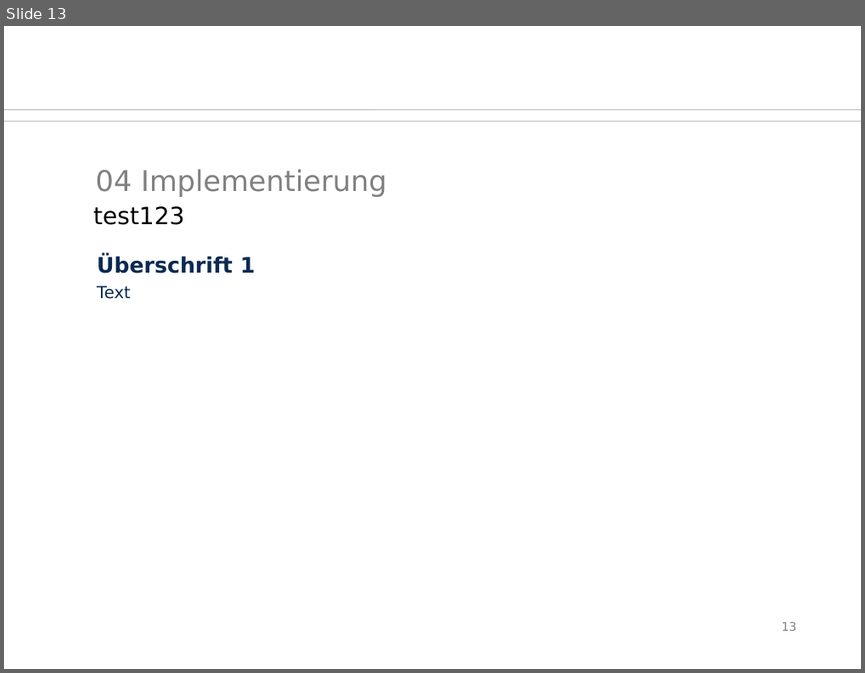
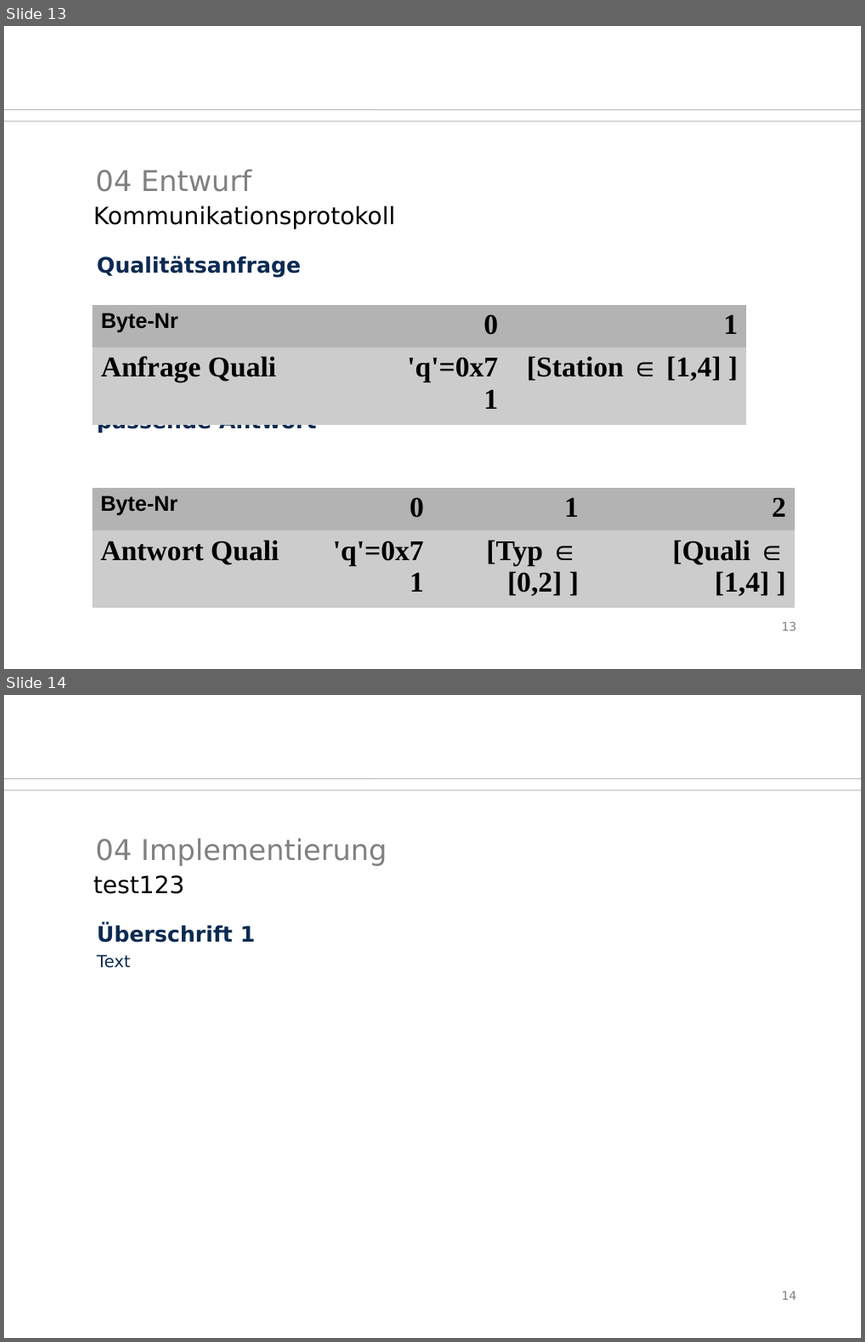
Before and after one commit to SaSteDD/ees_StegStef, a slide deck: präsi/btwf.odp. Shown one above the other, each under a label of ours: slide 13 before the commit, slides 13 and 14 after it. The pictures are 865x673 and 865x1342 pixels, drawn with LibreOffice and Linux fonts; fonts in the diff are those of the drawing; background and template pictures are left out. Boxes give left, top, right and bottom in pixels: in the first picture for what was removed or moved away, otherwise in the second. Text is boxed around its words. In the diff, an @@ line names an element or a change of style, - is before the commit and + after.

```diff
--- a/präsi/btwf.odp
+++ b/präsi/btwf.odp
@@ slide 13 added at bbox=[4, 26, 861, 669], background #FFFFFF; not listed: 2 template elements that a slide beside it also shows @@
@@ title added at bbox=[96, 169, 251, 192], 24 pt, text #808080 @@
+04 Entwurf
@@ text added at bbox=[93, 205, 395, 229], 20 pt, text #000000 @@
+Kommunikationsprotokoll
@@ text added at bbox=[97, 256, 317, 433], 18 pt, text #0B2A51, bold @@
+Qualitätsanfrage
+passende Antwort
@@ table added at bbox=[92, 305, 746, 412], 2 rows, 3 columns @@
+Byte-Nr | 0 | 1
+Anfrage Quali | 'q'=0x71 | [Station ∈ [1,4] ]
@@ table added at bbox=[92, 487, 794, 599], 2 rows, 4 columns @@
+Byte-Nr | 0 | 1 | 2
+Antwort Quali | 'q'=0x71 | [Typ ∈ [0,2] ] | [Quali ∈ [1,4] ]
@@ page number added at bbox=[782, 621, 797, 630], 10 pt, text #808080 @@
+13
@@ what was slide 13 is now slide 14 @@
@@ page number at bbox=[782, 1291, 797, 1299]: text changed @@
-13
+14
```
Also in this commit, not shown: 2 slides changed, 3 other files.
